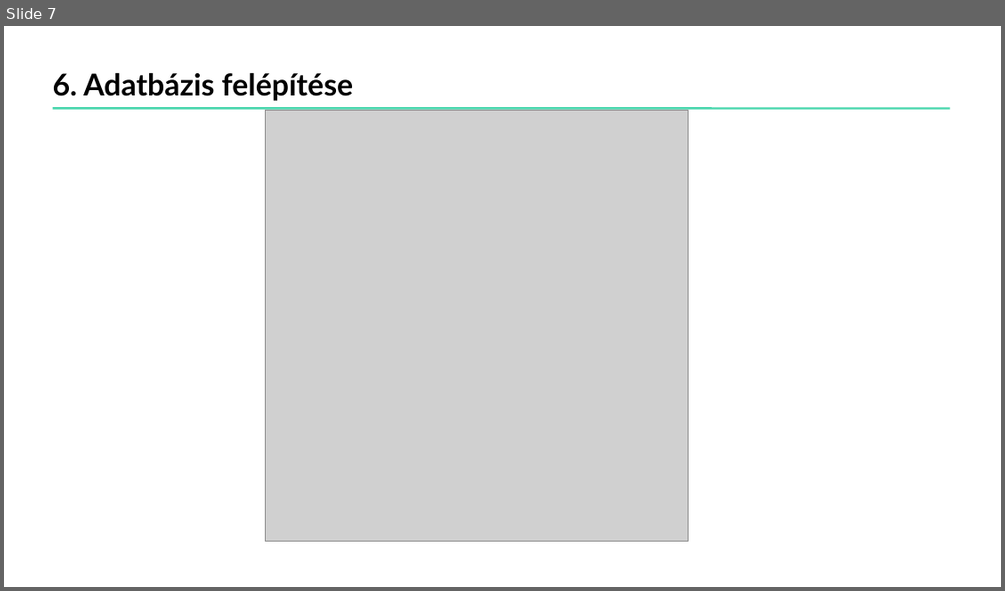
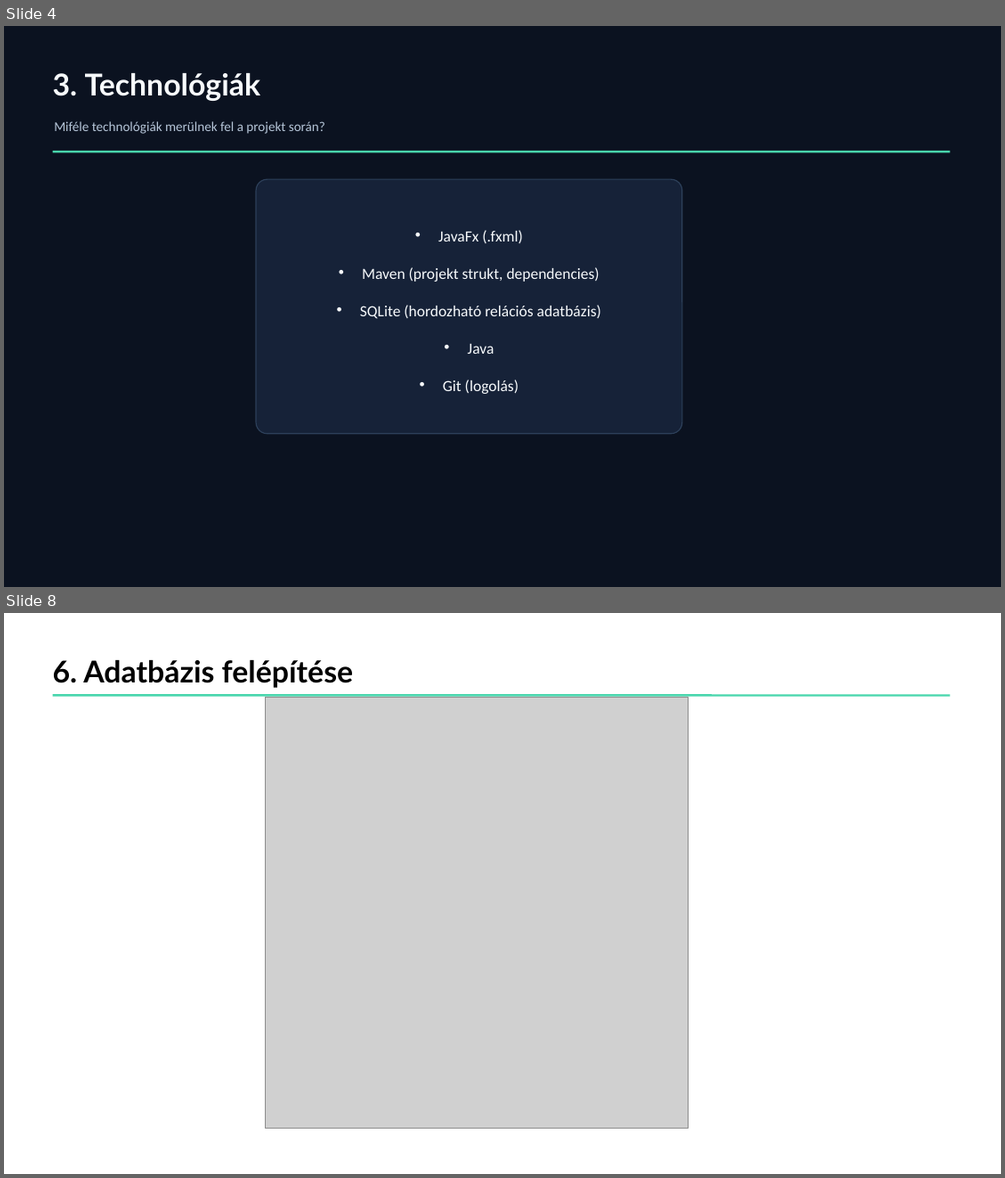
Before and after one commit to pbkbuff/arvacskak_projekt, a slide deck: docs/Kaloriszamlalo_projektbemutato.pptx. Shown one above the other, each under a label of ours: slide 7 before the commit, slides 4 and 8 after it; the slides between them are not shown. The pictures are 1005x591 and 1005x1178 pixels, drawn with LibreOffice and Linux fonts; fonts in the diff are those of the drawing; grey boxes stand for pictures. Boxes give left, top, right and bottom in pixels: in the first picture for what was removed or moved away, otherwise in the second. Text is boxed around its words. In the diff, an @@ line names an element or a change of style, - is before the commit and + after.

```diff
--- a/docs/Kaloriszamlalo_projektbemutato.pptx
+++ b/docs/Kaloriszamlalo_projektbemutato.pptx
@@ slide 4 added at (x1=4, y1=26, x2=1001, y2=587), background #0B1220 @@
@@ text added at (x1=53, y1=73, x2=261, y2=101), 29 pt, text #F7FAFC, bold @@
+3. Technológiák
@@ text added at (x1=54, y1=121, x2=325, y2=134), 13 pt, text #B5C5D8 @@
+Miféle technológiák merülnek fel a projekt során?
@@ line added from (53, 151) to (950, 151), #49D6AD 2 pt @@
@@ rounded rectangle added at (x1=256, y1=179, x2=682, y2=434), fill #162238, outline #2D405A 1 pt @@
@@ text added at (x1=360, y1=230, x2=601, y2=394), 15 pt, text #F7FAFC @@
+• JavaFx (.fxml)
+• Maven (projekt strukt, dependencies)
+• SQLite (hordozható relációs adatbázis)
+• Java
+• Git (logolás)
@@ what was slide 7 is now slide 8 @@
```
Also in this commit, not shown: 9 slides changed, 3 other slides added.
